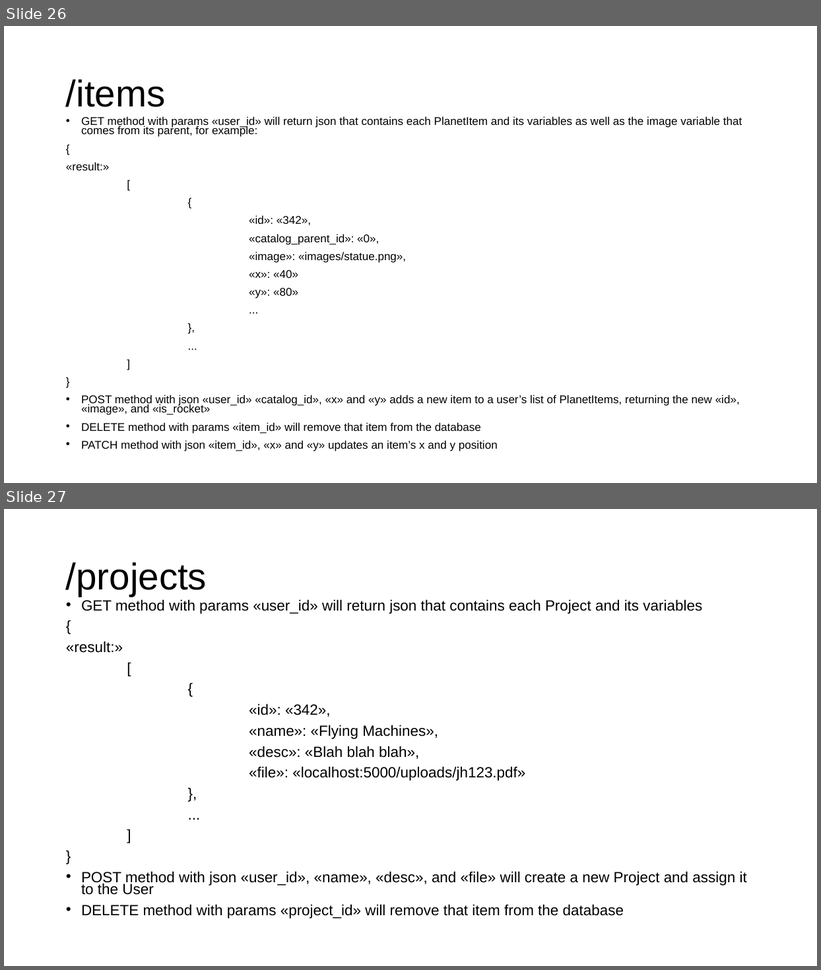
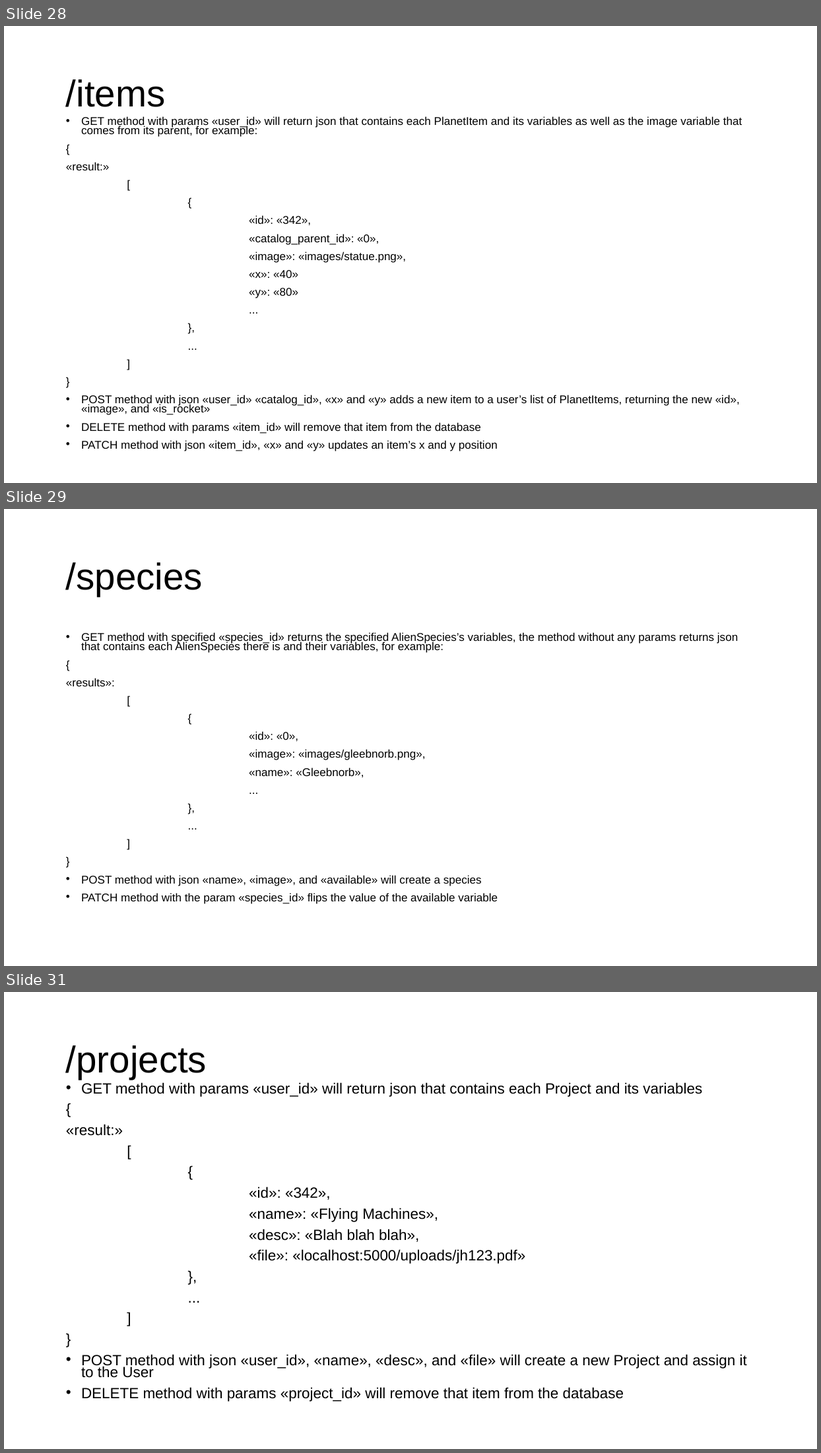
Before and after one commit to gmfk07/iu2018-backend, a slide deck: iu-spec-backend.pptx. Shown one above the other, each under a label of ours: slides 26 and 27 before the commit, slides 28, 29 and 31 after it; the slides between them are not shown. The pictures are 821x970 and 821x1453 pixels, drawn with LibreOffice and Linux fonts; fonts in the diff are those of the drawing. Boxes give left, top, right and bottom in pixels: in the first picture for what was removed or moved away, otherwise in the second. Text is boxed around its words. In the diff, an @@ line names an element or a change of style, - is before the commit and + after.

Commit message:
Added alien features

```diff
--- a/iu-spec-backend.pptx
+++ b/iu-spec-backend.pptx
@@ slide 29 added at [4, 509, 817, 966], background #FFFFFF @@
@@ title added at [66, 562, 203, 596], 44 pt, text #000000 @@
+/species
@@ text added at [66, 632, 738, 904], 13.3 pt, text #000000 @@
+• GET method with specified «species_id» returns the specified AlienSpecies’s variables, the method without any params returns json that contains each AlienSpecies there is and their variables, for example:
+{
+«results»:
+[
+{
+«id»: «0»,
+«image»: «images/gleebnorb.png»,
+«name»: «Gleebnorb»,
+...
+},
+...
+]
+}
+• POST method with json «name», «image», and «available» will create a species
+• PATCH method with the param «species_id» flips the value of the available variable
@@ what was slide 26 is now slide 28 @@
@@ what was slide 27 is now slide 31 @@
```
Also in this commit, not shown: 3 other slides added, 4 other files.
